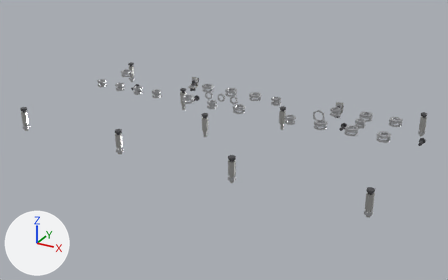
An edit to the glTF model modelle/befestigung.glb, drawn before and after from the same camera.
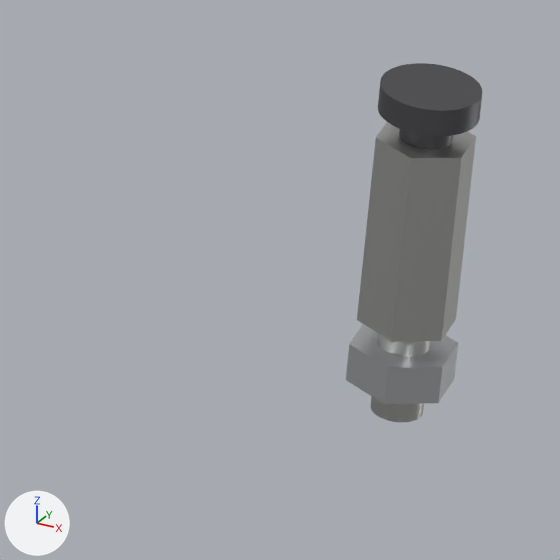
The first picture shows the older version from a camera (50 mm lens) standing at (416.0, -538.0, 215.0) and looking at (168.0, -87.0, -11.0). The close-ups show the older and then the newer version on the part from 75% to 85% of the width and 65% to 82% of the height of that picture. Only the edits that show in the close-ups are written down. The axes (+X, +Y, +Z) are drawn at lower left. The lights are the same throughout.

Script lines for the objects in view, before the commit:
```python
me_bolzen_mh4 = bpy.data.meshes.new('bolzen_MH4')
me_bolzen_mh4.from_pydata(...)  # 348 vertices, 692 faces; spans x 321.5..326.5, y -168.9..-163.1, z -4.4..13.6
me_bolzen_mh4.materials.append(mat_messing)  # light grey #cececb
me_mutter_mh4 = bpy.data.meshes.new('mutter_MH4')
me_mutter_mh4.from_pydata(...)  # 180 vertices, 360 faces; spans x 321.25..326.75, y -169.18..-162.82, z -2.4..0.0
me_mutter_mh4.materials.append(mat_stahl)  # light grey #ced0d3
me_schraube_oben_mh4 = bpy.data.meshes.new('schraube_oben_MH4')
me_schraube_oben_mh4.from_pydata(...)  # 336 vertices, 668 faces; spans x 321.15..326.85, y -168.85..-163.15, z 10.8..16.85
me_schraube_oben_mh4.materials.append(mat_stahl_dunkel)  # dark grey #616165
ob_bolzen_mh4 = bpy.data.objects.new('bolzen_MH4', me_bolzen_mh4)
ob_bolzen_mh4.location = (0.0, 0.0, 0.0)
ob_mutter_mh4 = bpy.data.objects.new('mutter_MH4', me_mutter_mh4)
ob_mutter_mh4.location = (0.0, 0.0, 0.0)
ob_schraube_oben_mh4 = bpy.data.objects.new('schraube_oben_MH4', me_schraube_oben_mh4)
ob_schraube_oben_mh4.location = (0.0, 0.0, 0.0)
```
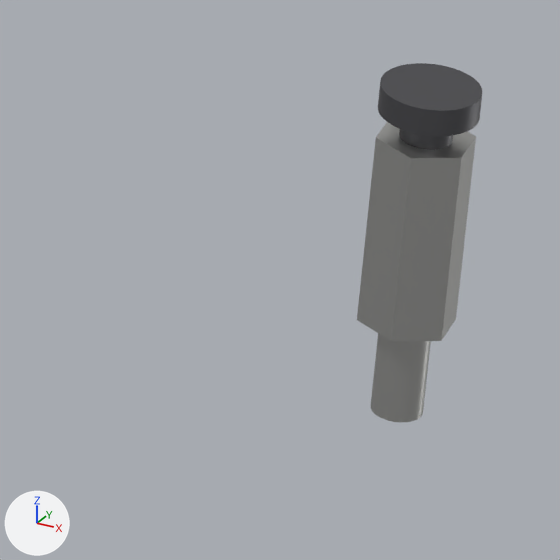
Pixel boxes [x1, y1, x2, y2] of what changed, in the close-ups (560 x 560 px):
'mutter_MH4', deleted: before [346, 324, 458, 404]

Patch to the scene script:
```diff
--- a/modelle/befestigung.glb.py
+++ b/modelle/befestigung.glb.py
@@ ob_mutter_mh4 @@
-ob_mutter_mh4 = bpy.data.objects.new('mutter_MH4', me_mutter_mh4)
-ob_mutter_mh4.location = (0.0, 0.0, 0.0)
```
